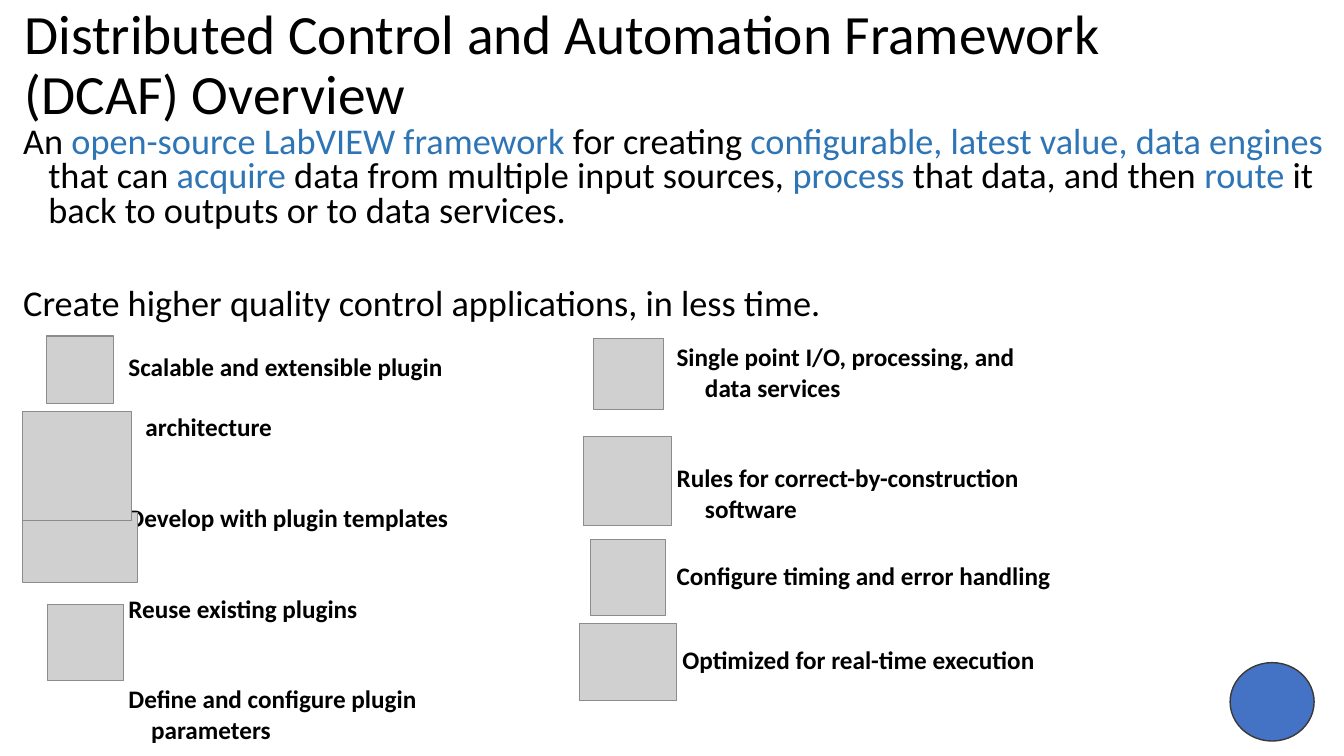
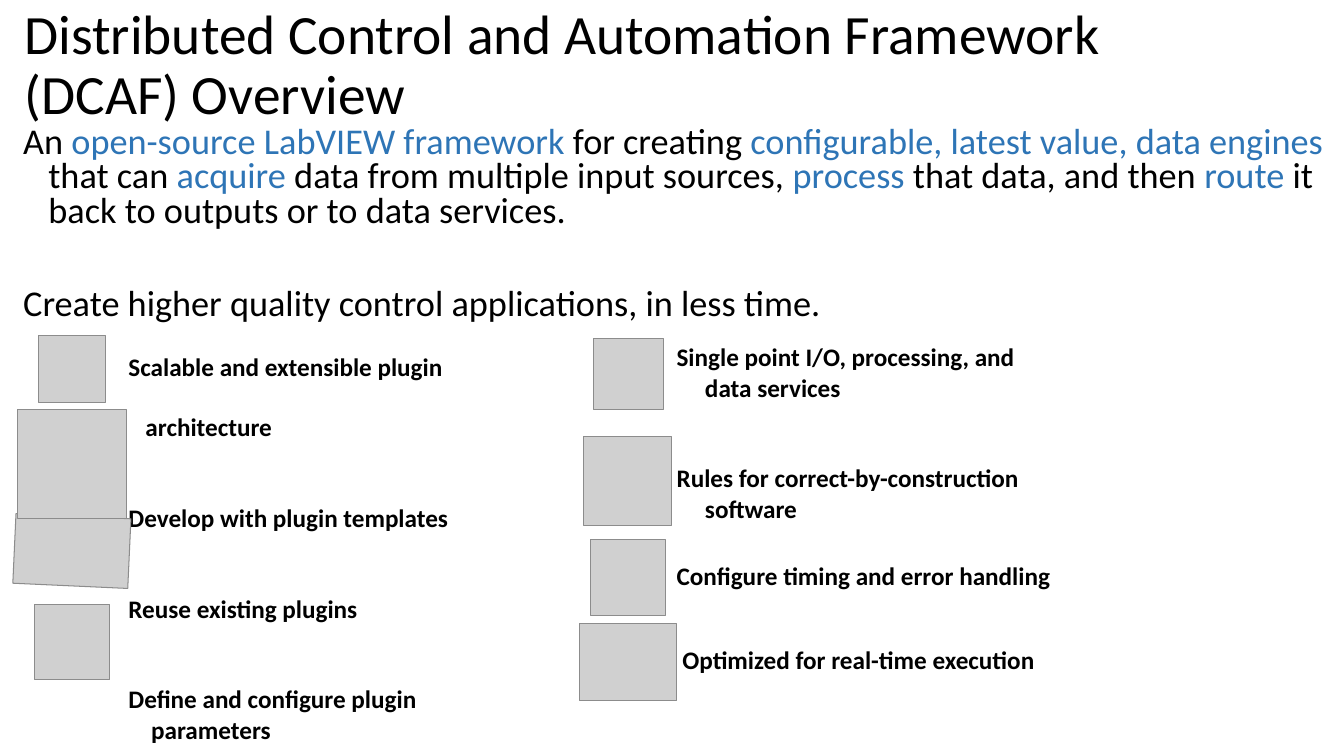
Before and after one commit to LabVIEW-DCAF/Documentation, a slide deck: slide 5 of Trunk/Getting Started Material/DCAF Training/1 Introduction to DCAF.pptx (slide 4 before the commit). Drawn at 1344x756 pixels with LibreOffice and Linux fonts; fonts in the diff are those of the drawing; grey boxes stand for pictures. Boxes give left, top, right and bottom in pixels: in the first picture for what was removed or moved away, otherwise in the second. Text is boxed around its words. In the diff, an @@ line names an element or a change of style, - is before the commit and + after.

```diff
--- a/Trunk/Getting Started Material/DCAF Training/1 Introduction to DCAF.pptx
+++ b/Trunk/Getting Started Material/DCAF Training/1 Introduction to DCAF.pptx
@@ picture: place and size @@
-picture at bbox=[46, 336, 114, 403]
+picture at bbox=[38, 335, 106, 402]
@@ picture: place and size @@
-picture at bbox=[22, 411, 131, 520]
+picture at bbox=[17, 409, 126, 518]
@@ picture at bbox=[13, 514, 131, 588]: rotation 0 to 2 degrees @@
@@ picture: place and size @@
-picture at bbox=[47, 605, 123, 681]
+picture at bbox=[34, 604, 110, 680]
@@ ellipse removed at bbox=[1230, 662, 1314, 741] @@
```
Also in this commit, not shown: 18 other slides changed, 10 slides added, 13 slides removed, 1 other file.
